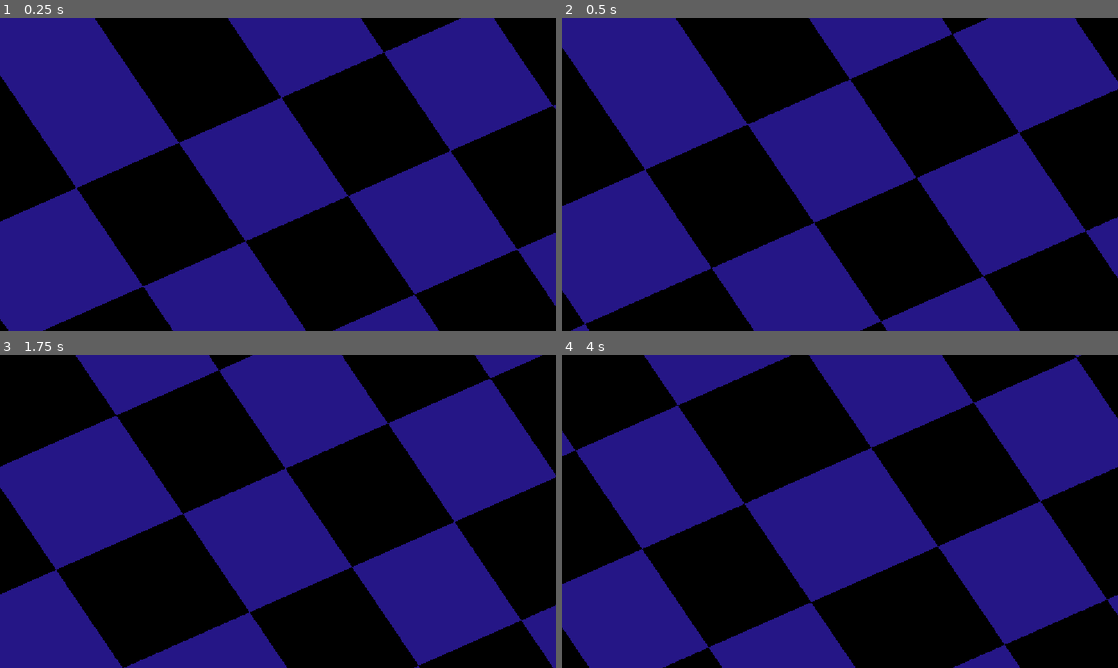
Above: before the commit, frames 1-4 (two rows, left to right).
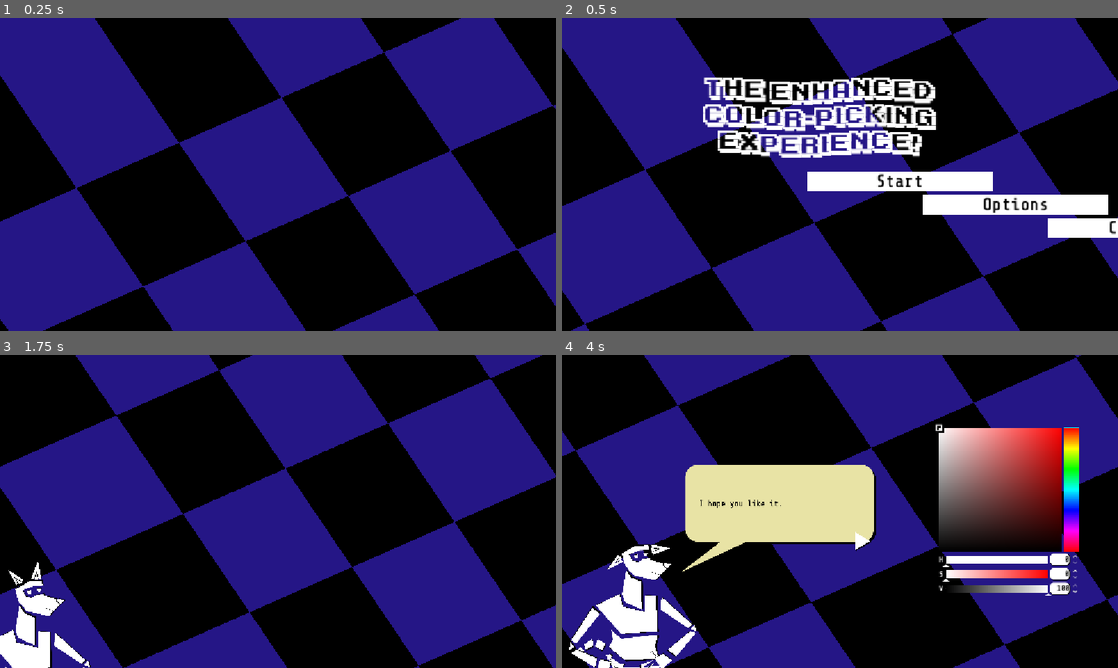
Above: after the commit, the same moments.

Repository: AlejandroCiuba/color-picker-game
Game: Godot game, scene res://scenes/levels/level.tscn
Two runs of this game, one before a commit and one after it. Both use one fixed random seed, a clock stepped at 60 frames per second and the inputs below. The project has no main scene, so this scene is started directly.
Inputs (mouse positions are in pixels of both pictures, inside the frame that each line leads up to):
- Up to frame 1 (0.25 s): no input
- Up to frame 2 (0.5 s): no input
- Up to frame 3 (1.75 s): click (339, 517) at 0.5 s, where only the run after the commit has a clickable "Start"; move the mouse to (400, 495) at 1.27 s; hold Right (ui_right) from 1.28 s (still down)
- Up to frame 4 (4 s): move the mouse to (728, 527) at 2.02 s; release Right (ui_right) at 2.03 s; hold Left (ui_left) 2.03-2.75 s; click (862, 527) at 2.77 s; click (862, 542) at 3.52 s

Frame 1 is identical in both runs. In frame 2, 12% of the frame differs, in the area x 25-100%, y 18-71%; in frame 3, 2.0%; in frame 4, 24%, in the area x 1-93%, y 22-100%.

Commit message:
Adding more tweens

Diff:
--- a/assets/json/test.json
+++ b/assets/json/test.json
@@ -26,7 +26,7 @@
 				}
 			],
 			"dialog_id": "Casper",
-			"text": "Sorry about the <pause(4.0)>delay."
+			"text": "Sorry about the <pause(1.0)>delay."
 		},
 		{
 			"callbacks": [
@@ -36,6 +36,10 @@
 						"raised"
 					],
 					"callback": "casper.emote"
+				},
+				{
+					"args": [],
+					"callback": "scene.tween_color_picker_appear"
 				}
 			],
 			"dialog_id": "Casper",
--- a/scenes/levels/level.gd
+++ b/scenes/levels/level.gd
@@ -2,6 +2,14 @@
 
 @onready var casper: Character = %Casper
 @onready var dialog: DialogBox = %DialogBox
+@onready var color_control: Control = %ColorControl
+
+
+func tween_color_picker_appear() -> void:
+	var tween: Tween = create_tween()
+	tween.set_trans(Tween.TRANS_BACK).set_ease(Tween.EASE_IN_OUT)
+	tween.set_parallel(true)
+	tween.tween_property(color_control, "position:x", 0.0, 0.75).from_current()
 
 
 func tween_dialog_appear() -> void:
@@ -38,4 +46,5 @@
 
 
 func _ready() -> void:
+	color_control.position.x = 1000.0
 	casper.change_color(Color.WHITE)
--- a/scenes/levels/level.tscn
+++ b/scenes/levels/level.tscn
@@ -46,9 +46,9 @@
 
 [node name="ColorPicker" type="CanvasLayer" parent="." unique_id=1223570371]
 layer = -1
-visible = false
 
-[node name="Control" type="Control" parent="ColorPicker" unique_id=882266446]
+[node name="ColorControl" type="Control" parent="ColorPicker" unique_id=882266446]
+unique_name_in_owner = true
 layout_mode = 3
 anchors_preset = 15
 anchor_right = 1.0
@@ -58,7 +58,7 @@
 metadata/_edit_lock_ = true
 metadata/_edit_group_ = true
 
-[node name="MarginContainer" type="MarginContainer" parent="ColorPicker/Control" unique_id=623103179]
+[node name="MarginContainer" type="MarginContainer" parent="ColorPicker/ColorControl" unique_id=623103179]
 layout_mode = 1
 anchors_preset = 15
 anchor_right = 1.0
@@ -67,7 +67,7 @@
 grow_vertical = 2
 theme_override_constants/margin_left = 700
 
-[node name="ColorPicker" type="ColorPicker" parent="ColorPicker/Control/MarginContainer" unique_id=1826280795]
+[node name="ColorPicker" type="ColorPicker" parent="ColorPicker/ColorControl/MarginContainer" unique_id=1826280795]
 layout_mode = 2
 size_flags_horizontal = 4
 focus_behavior_recursive = 1
@@ -95,7 +95,6 @@
 
 [node name="StartMenu" parent="." unique_id=1697332222 instance=ExtResource("5_urvlt")]
 unique_name_in_owner = true
-visible = false
 
-[connection signal="color_changed" from="ColorPicker/Control/MarginContainer/ColorPicker" to="." method="_on_color_picker_color_changed"]
+[connection signal="color_changed" from="ColorPicker/ColorControl/MarginContainer/ColorPicker" to="." method="_on_color_picker_color_changed"]
 [connection signal="game_started" from="StartMenu" to="." method="_on_start_menu_game_started"]
Not shown, changed: assets/text/test.txt
